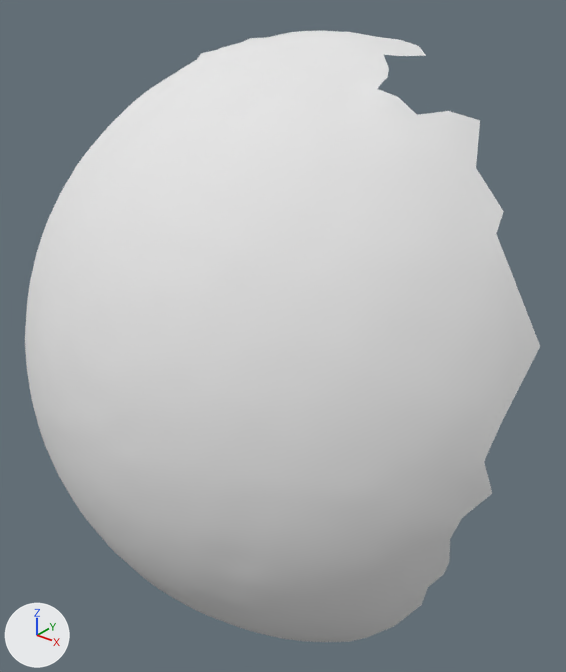
The OBJ model res/pendulum_horizontal/Pendulum_horizontal.000049.obj, before and after one commit.
One viewpoint serves both versions: a 50 mm camera at (18.0, 116.0, 248.0) aimed at (-189.0, 375.0, 88.0). The lights are fixed; the arrows at lower left show +X, +Y and +Z. Where no turn or scale is listed for an object, it has been applied to the vertices.

Names of what the first picture shows: 'Pendulum_horizontal.000049'.
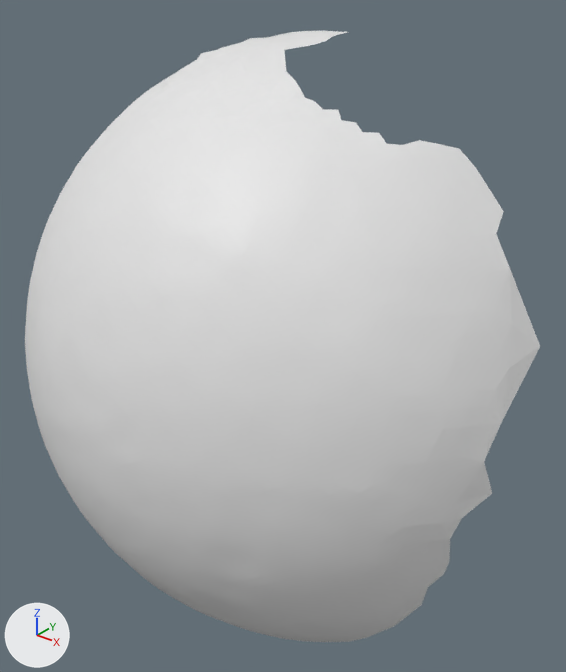
Pixel boxes [x1, y1, x2, y2] of what changed, in the pictures (566 x 672 px):
part 1 of me_pendulum_horizontal_000049, deleted: before [285, 32, 480, 167]

Diff of the bpy script that builds the scene:
```diff
--- a/res/pendulum_horizontal/Pendulum_horizontal.000049.obj.py
+++ b/res/pendulum_horizontal/Pendulum_horizontal.000049.obj.py
@@ me_pendulum_horizontal_000049 @@
 # used by ob_pendulum_horizontal_000049; location = (0.0, 0.0, 0.0)
-me_pendulum_horizontal_000049.from_pydata(...)  # 4739 vertices, 9384 faces; spans x -344.0..-66.0, y 269.0..432.0, z -79.0..218.0
-me_pendulum_horizontal_000049.materials.append(mat_pendulum_horizontal_000049)  # white #e7e7e7
+me_pendulum_horizontal_000049.from_pydata(...)  # 4665 vertices, 9229 faces; spans x -344.0..-66.0, y 269.0..432.0, z -79.0..218.0
+# me_pendulum_horizontal_000049 part 1
+# 74 vertices are removed from x -182.0..-113.0, y 360.0..429.0, z 190.0..217.0
+# 155 faces are deleted
```
